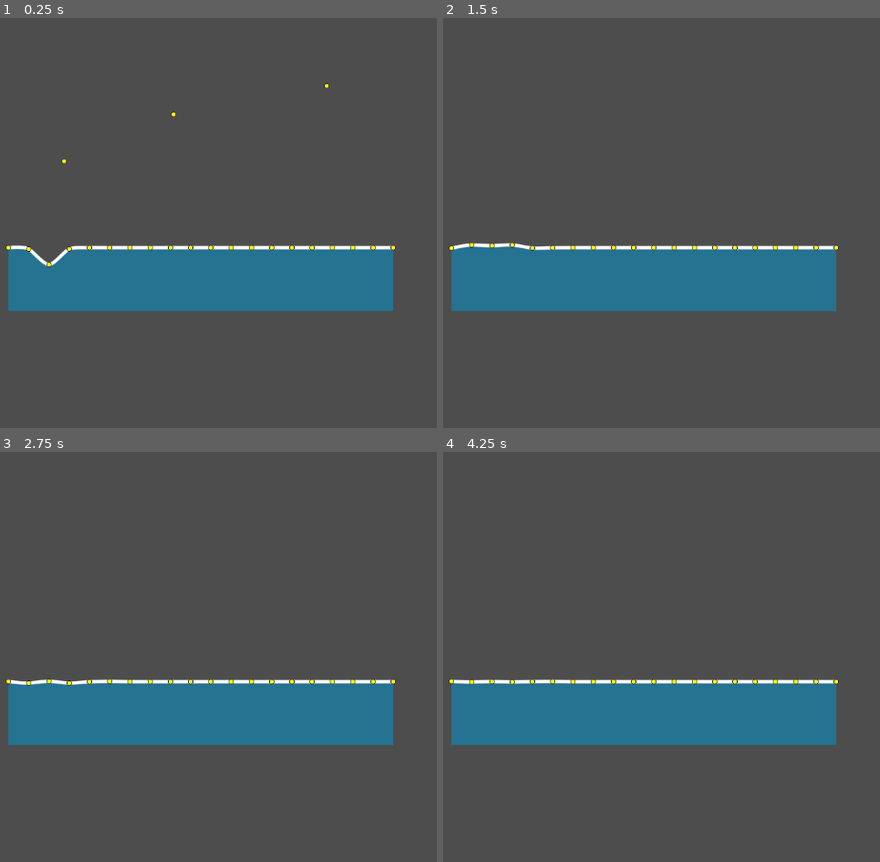
Above: before the commit, frames 1-4 (two rows, left to right).
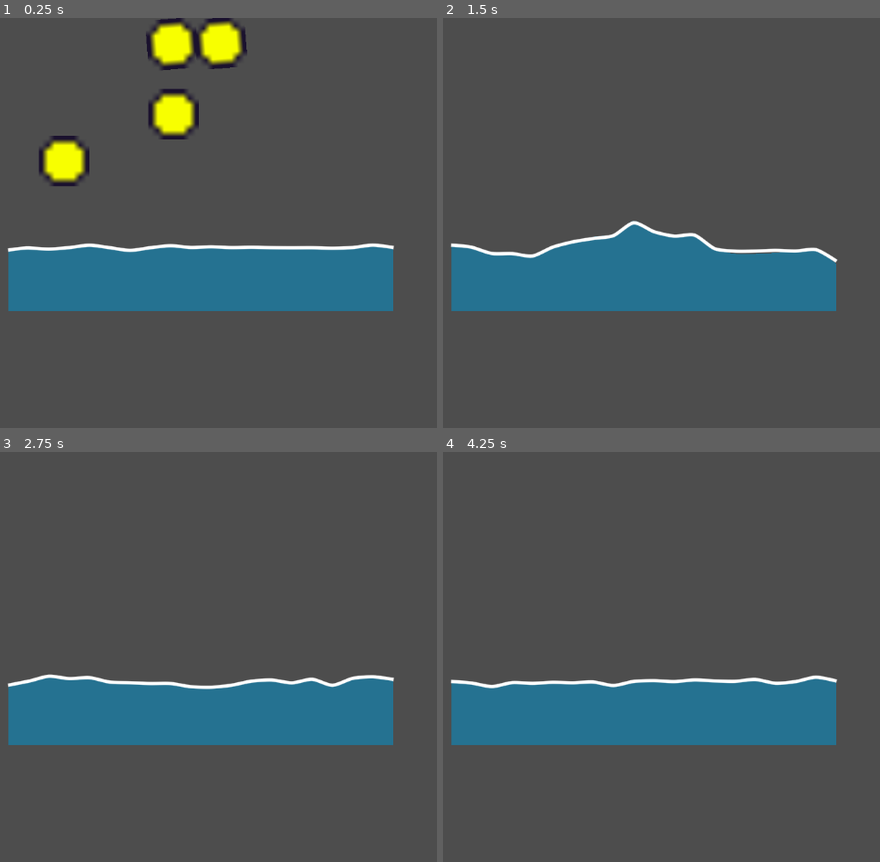
Above: after the commit, the same moments.

Repository: sandritalb/dolphin_ai
Game: Godot game, scene res://water_demo/WaterMain.tscn
The game is run twice, just before and just after one commit, with the same random seed, the same clock (stepped at 60 frames per second) and the same inputs. This scene is started directly instead of the project's main scene.
Inputs:
- Up to frame 1 (0.25 s): no input
- Up to frame 2 (1.5 s): tap Enter (ui_accept) at 0.5, 0.77 s; hold Right (ui_right) 0.53-1.28 s; hold Down (ui_down) from 1.28 s (still down)
- Up to frame 3 (2.75 s): tap Enter (ui_accept) at 1.52 s; release Down (ui_down) at 2.03 s; hold Right (ui_right) from 2.03 s (still down)
- Up to frame 4 (4.25 s): release Right (ui_right) at 2.78 s; hold Up (ui_up) 2.78-3.53 s; tap Enter (ui_accept) at 3.02, 3.77 s; hold Left (ui_left) from 3.53 s (still down)

The runs differ from the first frame. In frame 1, 5.7% of the frame differs, in the area x 1-91%, y 0-61%; in frame 2, 2.6%; in frame 3, 1.4%; in frame 4, 1.1%.

Commit message:
feat: its working with stone and waves

Diff:
--- a/water_demo/WaterMain.tscn
+++ b/water_demo/WaterMain.tscn
@@ -15,4 +15,13 @@
 position = Vector2(495, 124)
 
 [node name="Stone3" parent="." instance=ExtResource("2_6c4fd")]
-position = Vector2(737, 79)
+position = Vector2(531, 12)
+
+[node name="Stone4" parent="." instance=ExtResource("2_6c4fd")]
+position = Vector2(531, 12)
+
+[node name="Stone5" parent="." instance=ExtResource("2_6c4fd")]
+position = Vector2(717, -238)
+
+[node name="Stone7" parent="." instance=ExtResource("2_6c4fd")]
+position = Vector2(862, -304)
--- a/water_demo/WaterSpring.tscn
+++ b/water_demo/WaterSpring.tscn
@@ -1,10 +1,19 @@
-[gd_scene load_steps=3 format=3 uid="uid://qo71v2fe1k33"]
+[gd_scene load_steps=4 format=3 uid="uid://qo71v2fe1k33"]
 
 [ext_resource type="Texture2D" uid="uid://d1uk1od7rxu6r" path="res://water_demo/joint.png" id="1_b3h3n"]
 [ext_resource type="Script" uid="uid://bseemmcbu5x2c" path="res://water_demo/water_spring.gd" id="1_bldip"]
+[ext_resource type="Shape2D" uid="uid://tml7j3u4ubjq" path="res://water_demo/WaterSpringCollisionShape.tres" id="3_emfek"]
 
 [node name="WaterSpring" type="Node2D"]
 script = ExtResource("1_bldip")
 
 [node name="Sprite2D" type="Sprite2D" parent="."]
+visible = false
 texture = ExtResource("1_b3h3n")
+
+[node name="Area2D" type="Area2D" parent="."]
+collision_layer = 0
+collision_mask = 1
+
+[node name="CollisionShape2D" type="CollisionShape2D" parent="Area2D"]
+shape = ExtResource("3_emfek")
--- /dev/null
+++ b/water_demo/WaterSpringCollisionShape.tres
@@ -0,0 +1,3 @@
+[gd_resource type="CircleShape2D" format=3 uid="uid://tml7j3u4ubjq"]
+
+[resource]
--- a/water_demo/stone.tscn
+++ b/water_demo/stone.tscn
@@ -4,13 +4,19 @@
 
 [sub_resource type="PhysicsMaterial" id="PhysicsMaterial_6c4fd"]
 
-[sub_resource type="RectangleShape2D" id="RectangleShape2D_vxi1m"]
+[sub_resource type="RectangleShape2D" id="RectangleShape2D_4mvh2"]
+size = Vector2(77.000015, 78)
 
 [node name="Stone" type="RigidBody2D"]
 physics_material_override = SubResource("PhysicsMaterial_6c4fd")
+collision_layer = 1
+collision_mask = 1
 
 [node name="Sprite2D" type="Sprite2D" parent="."]
+scale = Vector2(10, 10)
 texture = ExtResource("1_4mvh2")
 
 [node name="CollisionShape2D" type="CollisionShape2D" parent="."]
-shape = SubResource("RectangleShape2D_vxi1m")
+position = Vector2(-0.5, -0.99999636)
+scale = Vector2(0.9999998, 0.9999998)
+shape = SubResource("RectangleShape2D_4mvh2")
--- a/water_demo/water_body.gd
+++ b/water_demo/water_body.gd
@@ -22,6 +22,22 @@
 @onready var water_border = get_node("WaterBorder")
 @export var border_thickness = 4.0
 
+@onready var water_particles = preload("res://water_demo/WaterParticlesDemo.tscn")
+@export var splash_intensity = 5.0
+@export var detection_area_radius = 50.0
+
+var detection_areas = []
+var items_in_water = {}
+var particle_cooldown = {}
+@export var particle_cooldown_time = 0.5  # Cooldown between particle spawns
+
+# Wave generation
+@export var wave_enabled = true
+@export var wave_frequency = 0.5  # How often waves are generated
+@export var wave_amplitude = 1.0  # Strength of the waves
+var wave_timer = 0.0
+var wave_spring_spacing = 2  # Apply waves every N springs
+
 
 func _ready() -> void:
 	water_border.width = border_thickness
@@ -32,10 +48,16 @@
 		w.initialize(x_pos)
 		add_child(w)
 		springs.append(w)
-	splash(2, 5)
 
 
 func _physics_process(_delta: float) -> void:
+	# Generate waves constantly
+	if wave_enabled:
+		wave_timer -= _delta
+		if wave_timer <= 0.0:
+			wave_timer = wave_frequency
+			_generate_waves()
+
 	for spring in springs:
 		spring.water_update(k, d)
 
@@ -54,6 +76,13 @@
 			if i < springs.size() - 1:
 				right_deltas[i] = spread * (springs[i].height - springs[i + 1].height)
 				springs[i + 1].velocity += right_deltas[i]
+
+	# Update cooldowns
+	for spring_index in particle_cooldown.keys():
+		particle_cooldown[spring_index] -= _delta
+		if particle_cooldown[spring_index] <= 0:
+			particle_cooldown.erase(spring_index)
+
 	draw_water_body()
 	draw_water_border()
 
@@ -62,11 +91,40 @@
 	if index >= 0 and index < springs.size():
 		springs[index].velocity += velocity
 
-	# for i in range(springs.size()):
-	#     if i > 0:
-	#         springs[i - 1].height += left_deltas[i]
-	#     if i < springs.size() - 1:
-	#         springs[i + 1].height += right_deltas[i]
+
+
+func _generate_waves() -> void:
+	# Apply waves to random springs spaced out across the water
+	for i in range(0, springs.size(), wave_spring_spacing):
+		splash(i, randf_range(-wave_amplitude, wave_amplitude))
+
+
+func _on_detection_area_entered(area: Area2D, spring_index: int) -> void:
+	# Item entered water
+	print("Area entered water:", area, "at spring index:", spring_index)
+	if not items_in_water.has(area):
+		items_in_water[area] = spring_index
+		splash(spring_index, splash_intensity)
+		_play_water_particles(spring_index)
+
+
+func _on_detection_area_exited(area: Area2D, spring_index: int) -> void:
+	# Item exited water
+	print("Area exited water:", area, "at spring index:", spring_index)
+	if items_in_water.has(area):
+		items_in_water.erase(area)
+		splash(spring_index, splash_intensity)
+		_play_water_particles(spring_index)
+
+
+func _play_water_particles(spring_index: int) -> void:
+	# Only play particles if cooldown has expired
+	if not particle_cooldown.has(spring_index):
+		if spring_index >= 0 and spring_index < springs.size():
+			var particles = water_particles.instantiate()
+			particles.global_position = springs[spring_index].global_position
+			get_parent().add_child(particles)
+			particle_cooldown[spring_index] = particle_cooldown_time
 
 
 func draw_water_body() -> void:
--- a/water_demo/water_spring.gd
+++ b/water_demo/water_spring.gd
@@ -1,5 +1,8 @@
 extends Node2D
 
+
+# Signals
+signal item_entered(body: Node2D)
 
 # spring physics variables
 var velocity = 0
@@ -13,29 +16,53 @@
 # # Damping constant
 # var d = 0.03
 
-var motion_factor = 0.02
+var motion_factor = 0.006
 
 
 
+func _ready() -> void:
+	var area_2d = get_node("Area2D")
+	area_2d.body_entered.connect(_on_body_entered)
+	area_2d.body_exited.connect(_on_body_exited)
+
+
+func _on_body_entered(body: Node2D) -> void:
+	print("Body entered: ", body.name)
+	if body is RigidBody2D:
+		var velocity_y = body.linear_velocity.y
+		# Apply enter effect only when body is moving down (positive velocity_y)
+		if velocity_y > 0:
+			splash(velocity_y)
+	item_entered.emit(body)
+
+func _on_body_exited(body: Node2D) -> void:
+	print("Body exited: ", body.name)
+	if body is RigidBody2D:
+		var velocity_y = body.linear_velocity.y
+		# Apply exit effect only when body is moving up (negative velocity_y)
+		if velocity_y < 0:
+			splash(velocity_y)
+	item_entered.emit(body)
+
 func water_update(spring_constant: float, damping: float) -> void:
-    height = position.y
-    var x = height - target_height
+	height = position.y
+	var x = height - target_height
 
-    var loss = -damping * velocity
+	var loss = -damping * velocity
 
-    # hook's law: F = -k * x
-    force = -spring_constant * x + loss
+	# hook's law: F = -k * x
+	force = -spring_constant * x + loss
 
-    velocity += force
-    position.y += velocity
+	velocity += force
+	position.y += velocity
 
 func initialize(x_pos: float) -> void:
-    target_height = position.y
-    height = position.y
-    position.x = x_pos
-    velocity = 0
-    force = 0
+	target_height = position.y
+	height = position.y
+	position.x = x_pos
+	velocity = 0
+	force = 0
 
 
-func on_splash(intensity: float) -> void:
-    velocity += intensity * motion_factor
+func splash(intensity: float) -> void:
+	velocity += intensity * motion_factor
